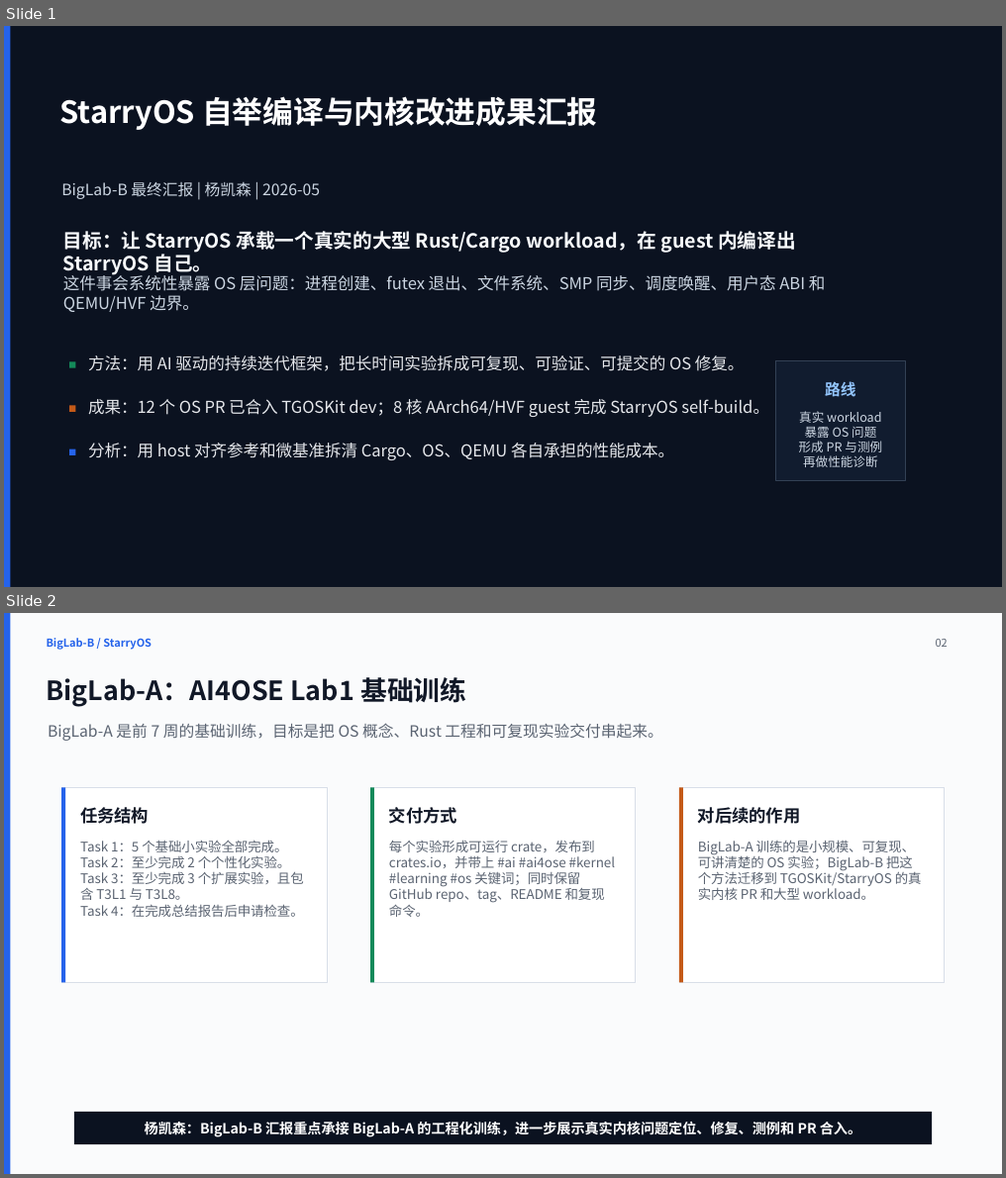
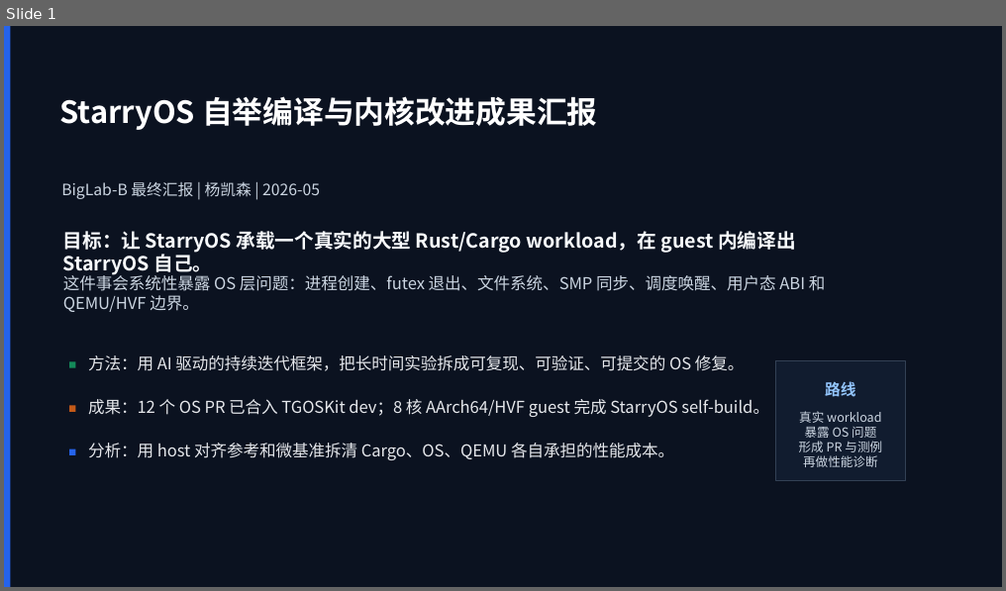
Before and after one commit to yks23/Auto-OS, a slide deck: showtime-2/final/biglab-b-final-yang-kaisen-minimal.pptx. Shown one above the other, each under a label of ours: slides 1 and 2 before the commit, slide 1 after it. The pictures are 1006x1178 and 1006x591 pixels, drawn with LibreOffice and Linux fonts; fonts in the diff are those of the drawing. Boxes give left, top, right and bottom in pixels: in the first picture for what was removed or moved away, otherwise in the second. Text is boxed around its words. In the diff, an @@ line names an element or a change of style, - is before the commit and + after.

```diff
--- a/showtime-2/final/biglab-b-final-yang-kaisen-minimal.pptx
+++ b/showtime-2/final/biglab-b-final-yang-kaisen-minimal.pptx
@@ slide 2 removed at (4,613,1002,1174), background #FAFBFC @@
@@ rectangle removed at (4,613,10,1174) @@
@@ text removed at (47,638,152,650) @@
-BigLab-B / StarryOS
@@ text removed at (936,639,947,647) @@
-02
@@ text removed at (47,677,466,707) @@
-BigLab-A：AI4OSE Lab1 基础训练
@@ text removed at (48,723,662,741) @@
-BigLab-A 是前 7 周的基础训练，目标是把 OS 概念、Rust 工程和可复现实验交付串起来。
@@ rectangle removed at (61,787,327,982) @@
@@ rectangle removed at (61,787,65,982) @@
@@ rectangle removed at (371,787,636,982) @@
@@ rectangle removed at (371,787,374,982) @@
@@ rectangle removed at (679,787,944,982) @@
@@ rectangle removed at (679,787,683,982) @@
@@ text removed at (80,807,149,824) @@
-任务结构
@@ text removed at (389,807,457,824) @@
-交付方式
@@ text removed at (698,807,801,824) @@
-对后续的作用
@@ text removed at (80,840,304,917) @@
-Task 1：5 个基础小实验全部完成。
-Task 2：至少完成 2 个个性化实验。
-Task 3：至少完成 3 个扩展实验，且包含 T3L1 与 T3L8。
-Task 4：在完成总结报告后申请检查。
@@ text removed at (389,840,615,917) @@
-每个实验形成可运行 crate，发布到 crates.io，并带上 #ai #ai4ose #kernel #learning #os 关键词；同时保留 GitHub repo、tag、README 和复现命令。
@@ text removed at (698,840,922,900) @@
-BigLab-A 训练的是小规模、可复现、可讲清楚的 OS 实验；BigLab-B 把这个方法迁移到 TGOSKit/StarryOS 的真实内核 PR 和大型 workload。
@@ rectangle removed at (74,1112,933,1146) @@
-杨凯森：BigLab-B 汇报重点承接 BigLab-A 的工程化训练，进一步展示真实内核问题定位、修复、测例和 PR 合入。
```
Also in this commit, not shown: 1 slide added, 8 other files.
